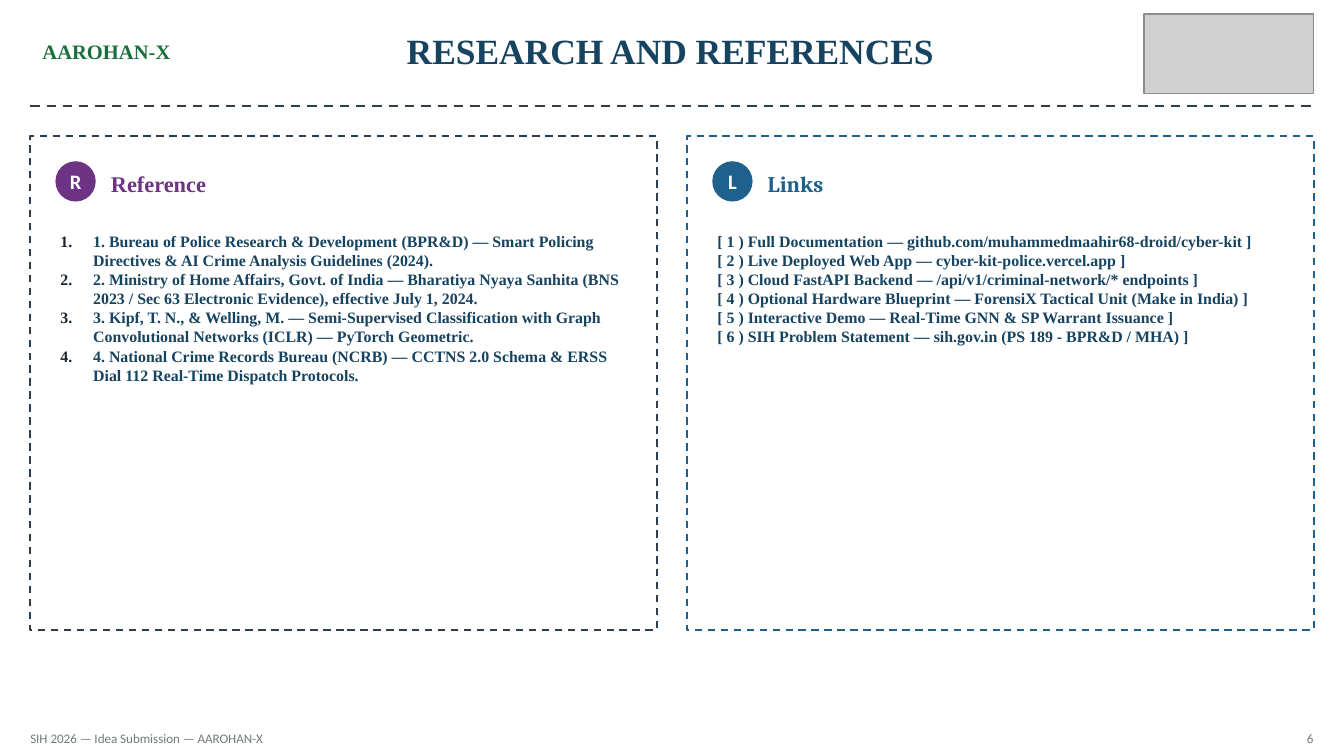
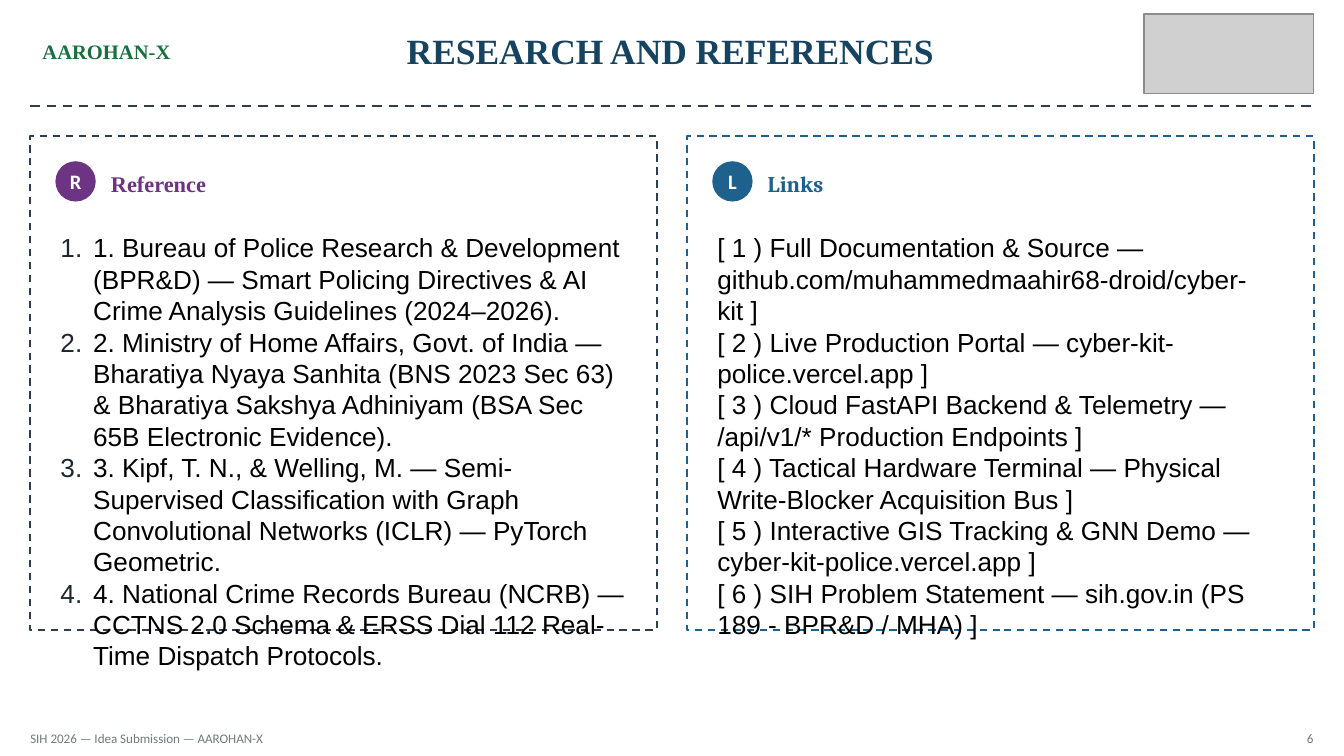
Before and after one commit to muhammedmaahir68-droid/cyber-kit, a slide deck: slide 6 of presentation/SIH_Ideate_Template_AAROHAN-X.pptx. Drawn at 1344x756 pixels with LibreOffice and Linux fonts; fonts in the diff are those of the drawing; grey boxes stand for pictures. Boxes give left, top, right and bottom in pixels: in the first picture for what was removed or moved away, otherwise in the second. Text is boxed around its words. In the diff, an @@ line names an element or a change of style, - is before the commit and + after.

Commit message:
Renovate SIH Presentation Deck: update SIH PS 189 alignment, 5 production modules, real-time GIS map, and tactical hardware terminal

```diff
--- a/presentation/SIH_Ideate_Template_AAROHAN-X.pptx
+++ b/presentation/SIH_Ideate_Template_AAROHAN-X.pptx
@@ text at (93,238,619,452): text changed; size 8.5 to 14 pt; font Times New Roman to Arial; text colour #154360 to #000000; bold off @@
-1. 1. Bureau of Police Research & Development (BPR&D) — Smart Policing Directives & AI Crime Analysis Guidelines (2024).
-2. 2. Ministry of Home Affairs, Govt. of India — Bharatiya Nyaya Sanhita (BNS 2023 / Sec 63 Electronic Evidence), effective July 1, 2024.
+1. 1. Bureau of Police Research & Development (BPR&D) — Smart Policing Directives & AI Crime Analysis Guidelines (2024–2026).
+2. 2. Ministry of Home Affairs, Govt. of India — Bharatiya Nyaya Sanhita (BNS 2023 Sec 63) & Bharatiya Sakshya Adhiniyam (BSA Sec 65B Electronic Evidence).
@@ text at (717,238,1246,577): text changed; size 8.5 to 14 pt; font Times New Roman to Arial; text colour #154360 to #000000; bold off @@
-[ 1 ) Full Documentation — github.com/muhammedmaahir68-droid/cyber-kit ]
-[ 2 ) Live Deployed Web App — cyber-kit-police.vercel.app ]
-[ 3 ) Cloud FastAPI Backend — /api/v1/criminal-network/* endpoints ]
-[ 4 ) Optional Hardware Blueprint — ForensiX Tactical Unit (Make in India) ]
-[ 5 ) Interactive Demo — Real-Time GNN & SP Warrant Issuance ]
+[ 1 ) Full Documentation & Source — github.com/muhammedmaahir68-droid/cyber-kit ]
+[ 2 ) Live Production Portal — cyber-kit-police.vercel.app ]
+[ 3 ) Cloud FastAPI Backend & Telemetry — /api/v1/* Production Endpoints ]
+[ 4 ) Tactical Hardware Terminal — Physical Write-Blocker Acquisition Bus ]
+[ 5 ) Interactive GIS Tracking & GNN Demo — cyber-kit-police.vercel.app ]
@@ text at (60,458,605,671): size 8.5 to 14 pt, font Times New Roman to Arial, text colour #154360 to #000000, bold off in "3. Kipf, T. N., & Welling, M. ...", "4. National Crime Records Bureau (NCRB) — ..." @@
@@ text at (732,584,1245,608): size 8.5 to 14 pt, font Times New Roman to Arial, text colour #154360 to #000000, bold off in "[ 6 ) SIH Problem Statement — ..." @@
```
Also in this commit, not shown: 5 other slides changed, 6 other files.
